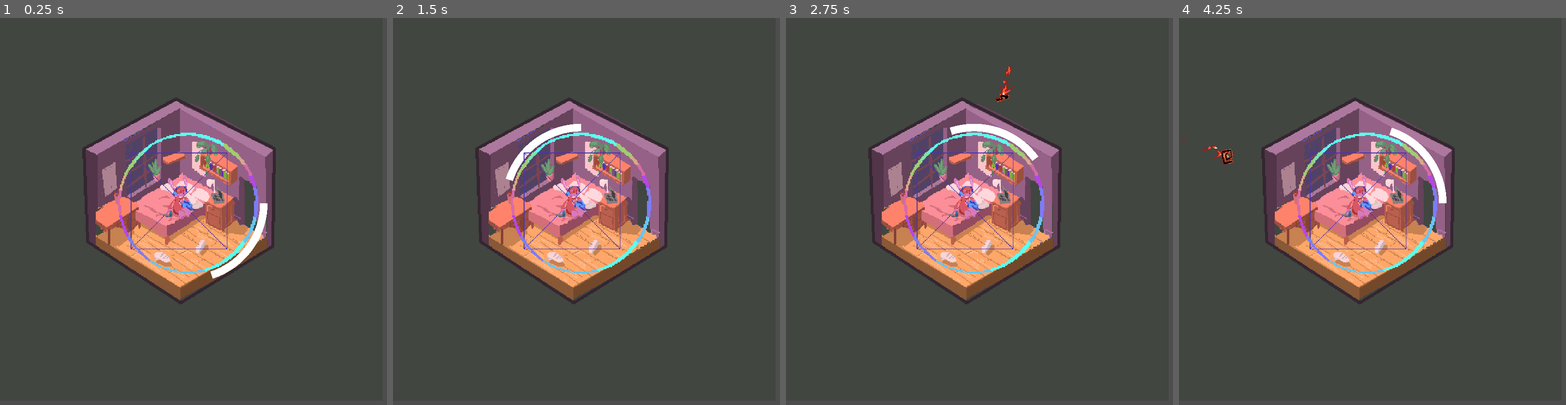
Above: before the commit, frames 1-4 (left to right).
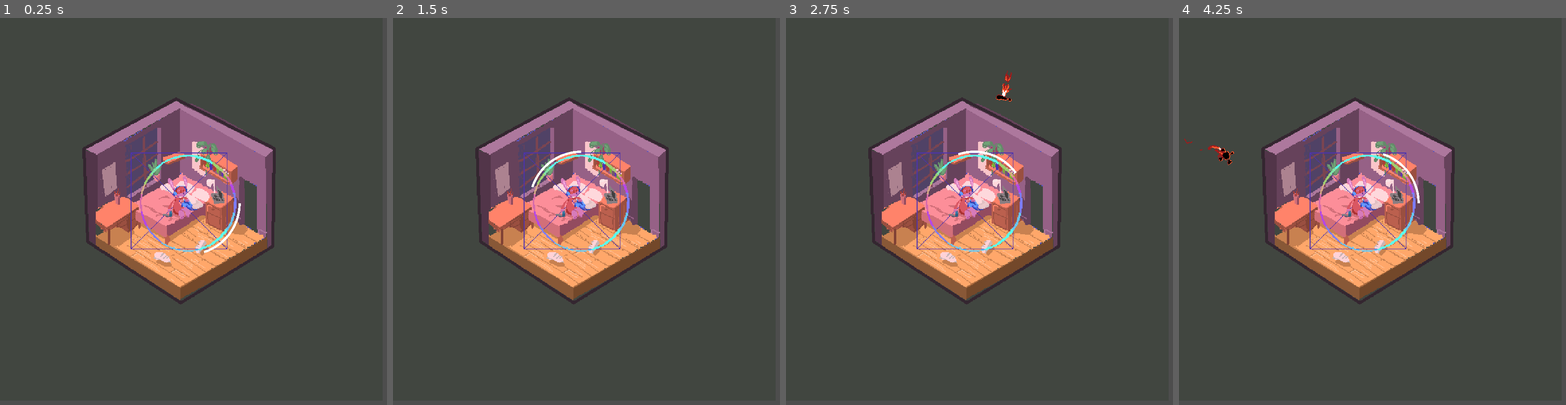
Above: after the commit, the same moments.

Repository: Zacharieg/socialBubble
Game: Godot game, scene res://scenes/game.tscn
Two runs of this game, one before a commit and one after it. Both use one fixed random seed, a clock stepped at 60 frames per second and the inputs below.
Inputs:
- Up to frame 1 (0.25 s): no input
- Up to frame 2 (1.5 s): tap Enter at 0.5 s; hold D (right) 0.53-1.28 s; hold Space (action) 0.53-1.28 s; hold A (left) from 1.28 s (still down); tap Space (action) at 1.35 s
- Up to frame 3 (2.75 s): release A (left) at 2.03 s; hold D (right) from 2.03 s (still down); hold Space (action) from 2.03 s (still down)
- Up to frame 4 (4.25 s): release Space (action) at 2.78 s; tap Space (action) at 2.85 s; release D (right) at 3.53 s; hold A (left) from 3.53 s (still down); hold Space (action) from 3.53 s (still down)

The runs differ from the first frame. In frame 1, 1.8% of the frame differs, in the area x 30-70%, y 29-68%; in frame 2, 1.8%; in frame 3, 2.0%; in frame 4, 2.0%, in the area x 0-70%, y 28-66%.

Commit message:
adding perferct impacts

Diff:
--- a/objects/character.tscn
+++ b/objects/character.tscn
@@ -16,7 +16,6 @@
 texture = ExtResource("3_a2lqq")
 
 [node name="bubble_sprite" type="Sprite2D" parent="."]
-scale = Vector2(1.45313, 1.45313)
 texture = ExtResource("4_jhkgx")
 
 [connection signal="area_entered" from="." to="." method="_on_area_entered"]
--- a/objects/ennemy.tscn
+++ b/objects/ennemy.tscn
@@ -1,10 +1,12 @@
-[gd_scene load_steps=17 format=3 uid="uid://d4nng1nbxj3t1"]
+[gd_scene load_steps=40 format=3 uid="uid://bcexypev1abcv"]
 
 [ext_resource type="Script" path="res://scripts/ennemy.gd" id="1_0ft8c"]
 [ext_resource type="Texture2D" uid="uid://bvld1jrg30c8t" path="res://ressources/bullet1.png" id="3_3gu3g"]
+[ext_resource type="Texture2D" uid="uid://b1kcuy40lhsvn" path="res://ressources/ImpactNormal.png" id="3_k1ofe"]
+[ext_resource type="Texture2D" uid="uid://d3ru573q8wcfm" path="res://ressources/ImpactPerfect.png" id="4_ajl3y"]
 
 [sub_resource type="RectangleShape2D" id="RectangleShape2D_diakg"]
-size = Vector2(19, 18)
+size = Vector2(49, 18)
 
 [sub_resource type="AtlasTexture" id="AtlasTexture_8lho6"]
 atlas = ExtResource("3_3gu3g")
@@ -53,6 +55,90 @@
 [sub_resource type="AtlasTexture" id="AtlasTexture_nqtwp"]
 atlas = ExtResource("3_3gu3g")
 region = Rect2(1056, 0, 96, 64)
+
+[sub_resource type="AtlasTexture" id="AtlasTexture_2kh8l"]
+atlas = ExtResource("3_k1ofe")
+region = Rect2(0, 0, 64, 64)
+
+[sub_resource type="AtlasTexture" id="AtlasTexture_5yfq6"]
+atlas = ExtResource("3_k1ofe")
+region = Rect2(64, 0, 64, 64)
+
+[sub_resource type="AtlasTexture" id="AtlasTexture_ehuel"]
+atlas = ExtResource("3_k1ofe")
+region = Rect2(128, 0, 64, 64)
+
+[sub_resource type="AtlasTexture" id="AtlasTexture_j3rd1"]
+atlas = ExtResource("3_k1ofe")
+region = Rect2(192, 0, 64, 64)
+
+[sub_resource type="AtlasTexture" id="AtlasTexture_7mua8"]
+atlas = ExtResource("3_k1ofe")
+region = Rect2(256, 0, 64, 64)
+
+[sub_resource type="AtlasTexture" id="AtlasTexture_bw0b6"]
+atlas = ExtResource("3_k1ofe")
+region = Rect2(320, 0, 64, 64)
+
+[sub_resource type="AtlasTexture" id="AtlasTexture_e27rg"]
+atlas = ExtResource("3_k1ofe")
+region = Rect2(384, 0, 64, 64)
+
+[sub_resource type="AtlasTexture" id="AtlasTexture_dk6jv"]
+atlas = ExtResource("3_k1ofe")
+region = Rect2(448, 0, 64, 64)
+
+[sub_resource type="AtlasTexture" id="AtlasTexture_6by2w"]
+atlas = ExtResource("3_k1ofe")
+region = Rect2(512, 0, 64, 64)
+
+[sub_resource type="AtlasTexture" id="AtlasTexture_24y76"]
+atlas = ExtResource("3_k1ofe")
+region = Rect2(576, 0, 64, 64)
+
+[sub_resource type="AtlasTexture" id="AtlasTexture_men2g"]
+atlas = ExtResource("4_ajl3y")
+region = Rect2(0, 0, 64, 64)
+
+[sub_resource type="AtlasTexture" id="AtlasTexture_isliy"]
+atlas = ExtResource("4_ajl3y")
+region = Rect2(64, 0, 64, 64)
+
+[sub_resource type="AtlasTexture" id="AtlasTexture_f3l3w"]
+atlas = ExtResource("4_ajl3y")
+region = Rect2(128, 0, 64, 64)
+
+[sub_resource type="AtlasTexture" id="AtlasTexture_40jnn"]
+atlas = ExtResource("4_ajl3y")
+region = Rect2(192, 0, 64, 64)
+
+[sub_resource type="AtlasTexture" id="AtlasTexture_7y1oh"]
+atlas = ExtResource("4_ajl3y")
+region = Rect2(256, 0, 64, 64)
+
+[sub_resource type="AtlasTexture" id="AtlasTexture_5mesp"]
+atlas = ExtResource("4_ajl3y")
+region = Rect2(320, 0, 64, 64)
+
+[sub_resource type="AtlasTexture" id="AtlasTexture_x4oea"]
+atlas = ExtResource("4_ajl3y")
+region = Rect2(384, 0, 64, 64)
+
+[sub_resource type="AtlasTexture" id="AtlasTexture_7ekmc"]
+atlas = ExtResource("4_ajl3y")
+region = Rect2(448, 0, 64, 64)
+
+[sub_resource type="AtlasTexture" id="AtlasTexture_gvfqe"]
+atlas = ExtResource("4_ajl3y")
+region = Rect2(512, 0, 64, 64)
+
+[sub_resource type="AtlasTexture" id="AtlasTexture_fthcr"]
+atlas = ExtResource("4_ajl3y")
+region = Rect2(576, 0, 64, 64)
+
+[sub_resource type="AtlasTexture" id="AtlasTexture_dymj1"]
+atlas = ExtResource("4_ajl3y")
+region = Rect2(640, 0, 64, 64)
 
 [sub_resource type="SpriteFrames" id="SpriteFrames_o6v7h"]
 animations = [{
@@ -96,17 +182,92 @@
 "loop": true,
 "name": &"default",
 "speed": 12.0
+}, {
+"frames": [{
+"duration": 1.0,
+"texture": SubResource("AtlasTexture_2kh8l")
+}, {
+"duration": 1.0,
+"texture": SubResource("AtlasTexture_5yfq6")
+}, {
+"duration": 1.0,
+"texture": SubResource("AtlasTexture_ehuel")
+}, {
+"duration": 1.0,
+"texture": SubResource("AtlasTexture_j3rd1")
+}, {
+"duration": 1.0,
+"texture": SubResource("AtlasTexture_7mua8")
+}, {
+"duration": 1.0,
+"texture": SubResource("AtlasTexture_bw0b6")
+}, {
+"duration": 1.0,
+"texture": SubResource("AtlasTexture_e27rg")
+}, {
+"duration": 1.0,
+"texture": SubResource("AtlasTexture_dk6jv")
+}, {
+"duration": 1.0,
+"texture": SubResource("AtlasTexture_6by2w")
+}, {
+"duration": 1.0,
+"texture": SubResource("AtlasTexture_24y76")
+}],
+"loop": false,
+"name": &"impact_normal",
+"speed": 24.0
+}, {
+"frames": [{
+"duration": 1.0,
+"texture": SubResource("AtlasTexture_men2g")
+}, {
+"duration": 1.0,
+"texture": SubResource("AtlasTexture_isliy")
+}, {
+"duration": 1.0,
+"texture": SubResource("AtlasTexture_f3l3w")
+}, {
+"duration": 1.0,
+"texture": SubResource("AtlasTexture_40jnn")
+}, {
+"duration": 1.0,
+"texture": SubResource("AtlasTexture_7y1oh")
+}, {
+"duration": 1.0,
+"texture": SubResource("AtlasTexture_5mesp")
+}, {
+"duration": 1.0,
+"texture": SubResource("AtlasTexture_x4oea")
+}, {
+"duration": 1.0,
+"texture": SubResource("AtlasTexture_7ekmc")
+}, {
+"duration": 1.0,
+"texture": SubResource("AtlasTexture_gvfqe")
+}, {
+"duration": 1.0,
+"texture": SubResource("AtlasTexture_fthcr")
+}, {
+"duration": 1.0,
+"texture": SubResource("AtlasTexture_dymj1")
+}],
+"loop": false,
+"name": &"impact_perfect",
+"speed": 24.0
 }]
 
 [node name="ennemy" type="Area2D"]
 script = ExtResource("1_0ft8c")
 
 [node name="CollisionShape2D" type="CollisionShape2D" parent="."]
-position = Vector2(-37, -1)
+position = Vector2(-11.5, -1)
 shape = SubResource("RectangleShape2D_diakg")
 
 [node name="AnimatedSprite2D" type="AnimatedSprite2D" parent="."]
 sprite_frames = SubResource("SpriteFrames_o6v7h")
+animation = &"impact_normal"
 autoplay = "default"
-frame_progress = 0.416507
+frame = 9
+frame_progress = 1.0
 flip_h = true
--- a/objects/shield.tscn
+++ b/objects/shield.tscn
@@ -3,4 +3,5 @@
 [ext_resource type="Script" path="res://scripts/shield.gd" id="1_33xqs"]
 
 [node name="shield" type="Node2D"]
+z_index = 4096
 script = ExtResource("1_33xqs")
--- a/scripts/character.gd
+++ b/scripts/character.gd
@@ -8,15 +8,32 @@
 
 @onready var hurtBox : CollisionShape2D = $hurtBox
 
+var time_since_action : float = 100.
+
 func _ready() -> void:
 	#position = get_viewport_rect().size / 2.
 	hurtBox.shape = CircleShape2D.new()
 	hurtBox.shape.radius = shield.SHIELD_RADIUS - shield.SHIELD_THICKNESS/2
 
+func _process(delta: float) -> void:
+	time_since_action += delta
+	if Input.is_action_pressed("action"):
+		time_since_action = 0.
+
 func hit_ennemy(ennemy : Ennemy):
-	ennemy.die()
-	if not shield.is_ennemy_on_shields(ennemy):
+	ennemy.dead = true
+	await get_tree().create_timer(HIT_WINDOW/2).timeout
+	var perfect_stop = false
+
+	if shield.is_ennemy_on_shields(ennemy):
+		perfect_stop = time_since_action < HIT_WINDOW
+		stop_perfect()
+	else :
 		hurt()
+	ennemy.die(perfect_stop)
+
+func stop_perfect():
+	pass
 
 func hurt():
 	#get_tree().quit()
--- a/scripts/ennemy.gd
+++ b/scripts/ennemy.gd
@@ -3,15 +3,21 @@
 
 const SPEED = 100
 
+var dead = false
+
 func _process(delta: float) -> void:
 	move_to(delta)
 
 func move_to(delta):
-	var direction = Vector2.LEFT.rotated(rotation).normalized()
-	position += direction * SPEED * delta
+	if not dead :
+		var direction = Vector2.LEFT.rotated(rotation).normalized()
+		position += direction * SPEED * delta
 
 func spawn():
 	pass
 
-func die():
+func die(perfect_block = false):
+	dead = true
+	$AnimatedSprite2D.play("impact_perfect" if perfect_block else "impact_normal")
+	await $AnimatedSprite2D.animation_finished
 	queue_free()
--- a/scripts/shield.gd
+++ b/scripts/shield.gd
@@ -1,9 +1,9 @@
 extends Node2D
 class_name Shield
 
-const SHIELD_RADIUS : float = 100
+const SHIELD_RADIUS : float = 68
 const SHIELD_INITIAL_SIZE : float = 0.2
-const SHIELD_THICKNESS : float = 10
+const SHIELD_THICKNESS : float = 3
 const SHIELD_INITIAL_SPEED : float = 1
 const INITIAL_SHIELD_COUNT : int = 1
 
@@ -22,7 +22,7 @@
 			start_angle + get_shield_circ(),
 			100,
 			Color.WHITE,
-			10
+			SHIELD_THICKNESS
 		)
 
 func _process(delta: float) -> void:
Not shown: 1 places in main.tscn that only renumber resources
Binary file added: ressources/ImpactNormal.png
Not shown, added: ressources/ImpactNormal.png.import
Binary file added: ressources/ImpactPerfect.png
Not shown, added: ressources/ImpactPerfect.png.import
